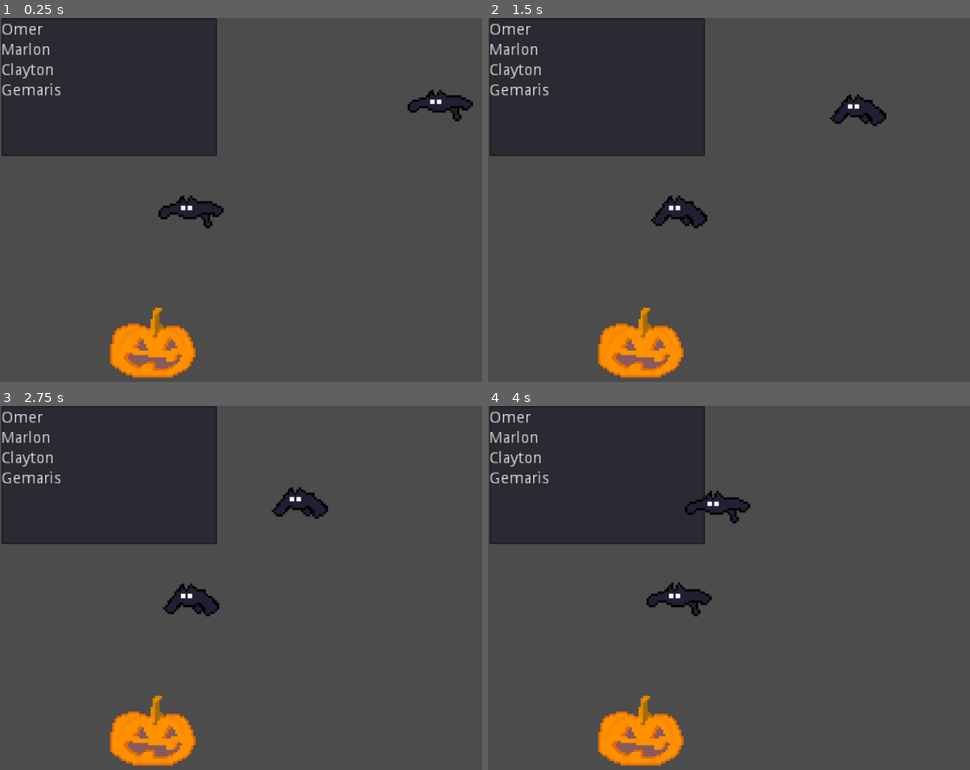
Above: before the commit, frames 1-4 (two rows, left to right).
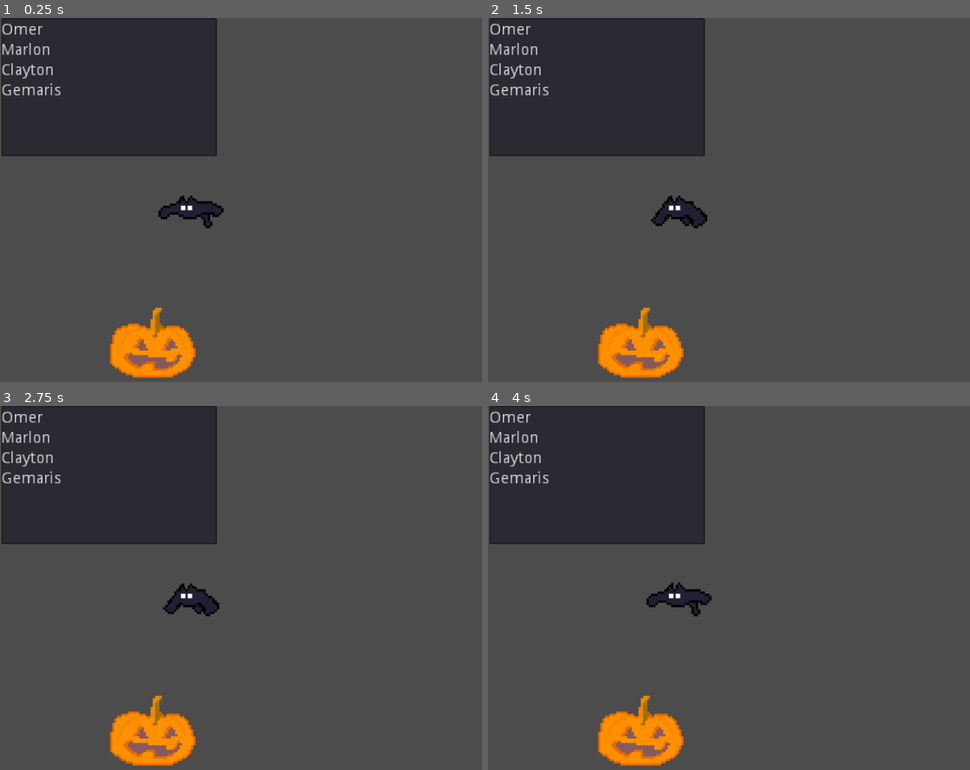
Above: after the commit, the same moments.

Repository: SpookyBois-UTD/Untitled-Skeleton-Game
Game: Godot game, scene res://Sprites/GithubTest.tscn
Same seed, same stepped clock (60 frames per second), same inputs: the game is played once before the commit and once after it. Before the commit the project starts from res://1.tscn.
Inputs:
- Up to frame 1 (0.25 s): no input
- Up to frame 2 (1.5 s): hold Shift (player_run, bound only before the commit) 0.53-1.28 s; hold D (player_right) from 0.53 s (still down); tap Space (player_jump) at 0.77 s; tap Shift (player_run, bound only before the commit) at 1.35 s
- Up to frame 3 (2.75 s): tap Space (player_jump) at 1.52 s; release D (player_right) at 2.03 s; hold A (player_left) from 2.03 s (still down); hold Shift (player_run, bound only before the commit) from 2.03 s (still down)
- Up to frame 4 (4 s): release A (player_left) at 2.78 s; release Shift (player_run, bound only before the commit) at 2.78 s; hold D (player_right) from 2.78 s (still down); tap Shift (player_run, bound only before the commit) at 2.85 s; tap Space (player_jump) at 3.02, 3.77 s; hold Shift (player_run, bound only before the commit) from 3.53 s (still down)

The runs differ from the first frame. In frame 1, 0.6% of the frame differs, in the area x 84-99%, y 19-29%; in frame 2, 0.6%; in frame 3, 0.6%; in frame 4, 0.5%.

Commit message:
Added a main game scene and renamed the original test scene

Diff:
--- /dev/null
+++ b/MainScene.gd
@@ -0,0 +1,26 @@
+extends Node2D
+"""
+This is where the main game loop will lay and the stuff that the player can see will reside in here
+After scene (class) is created, a node will can be placed in this main scene for the game
+This includes:
+	Level
+	Skeleton boi
+	Enemies
+	Items
+	Etc.
+There is nothing right now, this is just a comment to show what this does since nothing exists in it at the moment
+"""
+
+# Declare member variables here. Examples:
+# var a = 2
+# var b = "text"
+
+
+# Called when the node enters the scene tree for the first time.
+func _ready():
+	pass # Replace with function body.
+
+
+# Called every frame. 'delta' is the elapsed time since the previous frame.
+#func _process(delta):
+#	pass
--- /dev/null
+++ b/Scenes/MainGame.tscn
@@ -0,0 +1,3 @@
+[gd_scene format=2]
+
+[node name="MainGame" type="Node2D"]
--- a/1.tscn
+++ b/Sprites/GithubTest.tscn
@@ -1,9 +1,8 @@
-[gd_scene load_steps=6 format=2]
+[gd_scene load_steps=5 format=2]
 
 [ext_resource path="res://Sprites/Batty-0001.png" type="Texture" id=1]
 [ext_resource path="res://Sprites/pumpkin_dark_bigger.png" type="Texture" id=2]
 [ext_resource path="res://Sprites/pumpkin_light_bigger.png" type="Texture" id=3]
-[ext_resource path="res://Scenes/Batty.tscn" type="PackedScene" id=4]
 
 [sub_resource type="Animation" id=1]
 resource_name = "BatFlying"
@@ -55,11 +54,7 @@
 [node name="Sprite" type="Sprite" parent="Level 1/Bat"]
 texture = ExtResource( 1 )
 hframes = 6
-frame = 5
 
 [node name="AnimationPlayer" type="AnimationPlayer" parent="Level 1/Bat"]
 autoplay = "BatFlying"
 anims/BatFlying = SubResource( 1 )
-
-[node name="Batty" parent="Level 1" instance=ExtResource( 4 )]
-position = Vector2( 403.073, 87.4066 )
--- a/project.godot
+++ b/project.godot
@@ -16,7 +16,7 @@
 [application]
 
 config/name="GameJamUTD"
-run/main_scene="res://1.tscn"
+run/main_scene="res://Sprites/GithubTest.tscn"
 
 [display]
 
@@ -43,11 +43,6 @@
 "events": [ Object(InputEventKey,"resource_local_to_scene":false,"resource_name":"","device":0,"alt":false,"shift":false,"control":false,"meta":false,"command":false,"pressed":false,"scancode":32,"unicode":0,"echo":false,"script":null)
  ]
 }
-player_run={
-"deadzone": 0.5,
-"events": [ Object(InputEventKey,"resource_local_to_scene":false,"resource_name":"","device":0,"alt":false,"shift":false,"control":false,"meta":false,"command":false,"pressed":false,"scancode":16777237,"unicode":0,"echo":false,"script":null)
- ]
-}
 
 [rendering]
 
